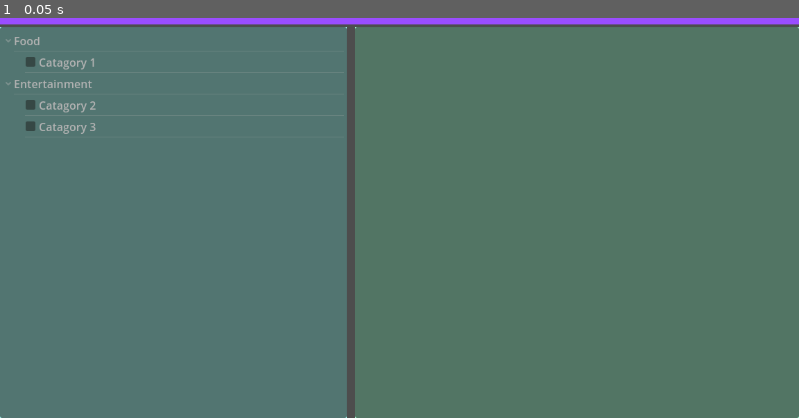
Above: before the commit, frame 1.
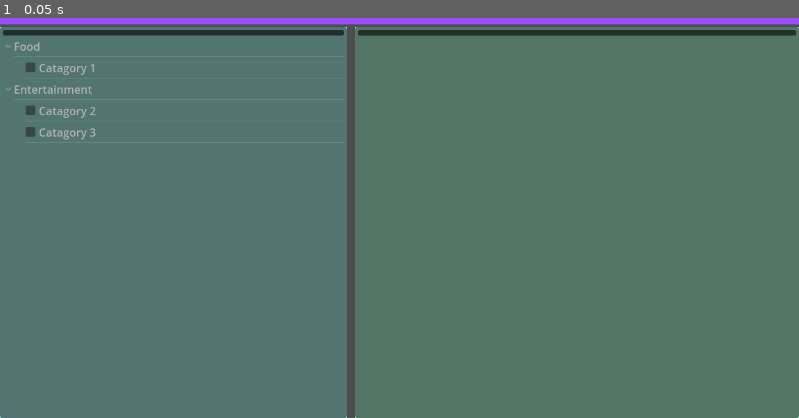
Above: after the commit, the same moment.

Repository: GenericUserIsTaken/AccessHackProj
Game: Godot game, scene res://checklist.tscn
Two runs of this game, one before a commit and one after it. Both use one fixed random seed, a clock stepped at 60 frames per second and the inputs below. This scene is started directly instead of the project's main scene.
Inputs:
- Up to frame 1 (0.05 s): no input

The runs differ from the first frame. In frame 1, 2.2% of the frame differs, in the area x 0-100%, y 3-31%.

Commit message:
planned list now works yay :3
(meow)

Diff:
--- a/checklist.gd
+++ b/checklist.gd
@@ -7,7 +7,7 @@
 const DAYS = ["Monday", "Tuesday", "Wednesday", "Thursday", "Friday", "Saturday", "Sunday"]
 
 var start_day = 0
-var plan_length = 1
+var plan_length = 6
 
 # Called when the node enters the scene tree for the first time.
 func _ready() -> void:
@@ -55,7 +55,7 @@
 
 		tree_node = tree_node.get_next_in_tree()
 
-	print("chosen_catagories", chosen_catagories)#TESTING
+	#print("chosen_catagories", chosen_catagories)#TESTING
 
 	# setup a dictionary of locations to choose from per activity
 	Global.activity_pools.clear()
@@ -70,7 +70,7 @@
 		for location in Global.activities[activity][catagory]:
 			Global.activity_pools[activity].append(catagory + "," + location)
 
-	print("Global.activity_pools", Global.activity_pools)#TESTING
+	#print("Global.activity_pools", Global.activity_pools)#TESTING
 
 	# update the output tree
 	shuffle_planned_locations()
@@ -94,9 +94,11 @@
 
 			# reshuffle if traversed through the entire bag
 			shuffle_pool_index += 1
-			if shuffle_pool_index >= Global.activity_pools[activity].length():
+			if shuffle_pool_index >= Global.activity_pools[activity].size():
 				shuffle_pool_index = 0
 				Global.activity_pools[activity].shuffle()
+
+	#print("Global.planned_locations", Global.planned_locations)#TESTING
 
 	rebuild_chosen_list()
 
@@ -106,6 +108,8 @@
 	p_list.create_item()
 	for day_name in Global.planned_locations:
 		var day = p_list.create_item()
+		day.set_text(0, day_name)
+
 		for activity_name in Global.planned_locations[day_name]:
 			var location_path_array = Global.planned_locations[day_name][activity_name].split(",")
 			var catagory_name = location_path_array[0]
--- a/checklist.tscn
+++ b/checklist.tscn
@@ -65,6 +65,7 @@
 anchor_bottom = 1.0
 grow_horizontal = 2
 grow_vertical = 2
+column_titles_visible = true
 hide_root = true
 select_mode = 1
 
@@ -88,6 +89,7 @@
 anchor_bottom = 1.0
 grow_horizontal = 2
 grow_vertical = 2
+column_titles_visible = true
 hide_root = true
 select_mode = 1
 
